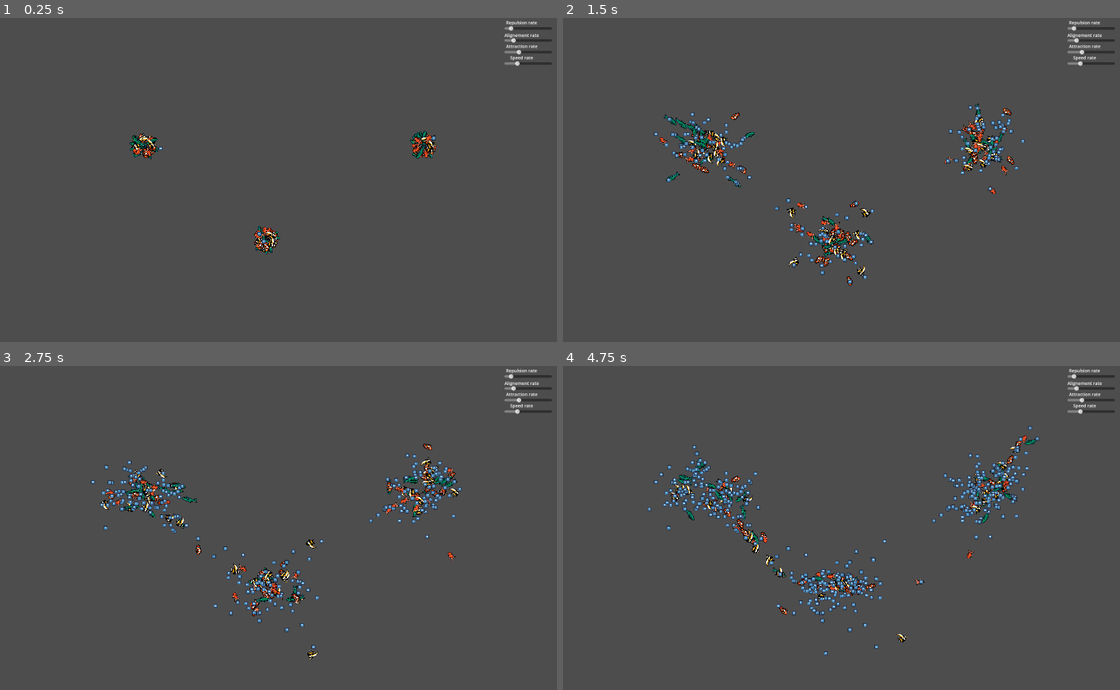
Above: before the commit, frames 1-4 (two rows, left to right).
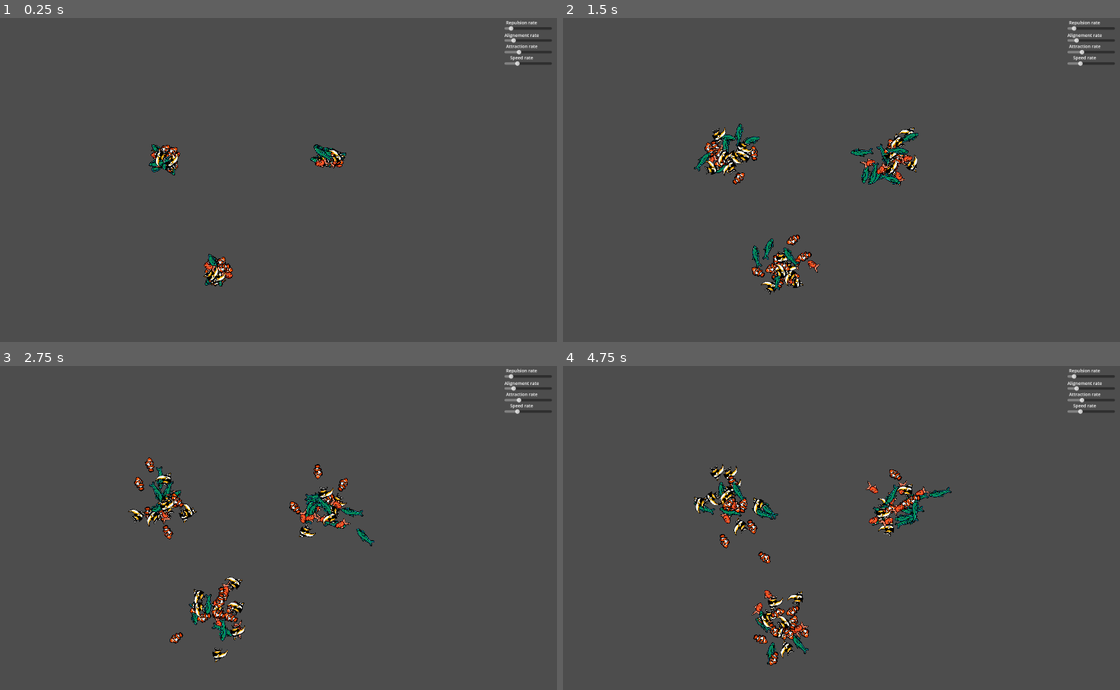
Above: after the commit, the same moments.

Repository: FabienGadet0/banc_de_poissons
Game: Godot game, scene res://main_scene.tscn
Same seed, same stepped clock (60 frames per second), same inputs: the game is played once before the commit and once after it. The engine's default icon, where the game draws it, is replaced by a stand-in: a white triangle on a blue panel in a dark square.
Inputs (mouse positions are in pixels of both pictures, inside the frame that each line leads up to):
- Up to frame 1 (0.25 s): no input
- Up to frame 2 (1.5 s): tap Enter (ui_accept) at 0.5, 0.77 s; move the mouse to (947, 170) at 0.52 s; hold Right (ui_right) 0.53-1.25 s; click (947, 170) at 0.67 s; drag from (696, 205) to (785, 257) at 1.27 s
- Up to frame 3 (2.75 s): move the mouse to (311, 463) at 2.02 s; hold Right (ui_right) from 2.03 s (still down); click (311, 463) at 2.17 s
- Up to frame 4 (4.75 s): release Right (ui_right) at 2.75 s; drag from (785, 605) to (724, 502) at 2.77 s; move the mouse to (997, 589) at 3.52 s; hold Left (ui_left) 3.53-4.25 s; click (997, 589) at 3.67 s; tap Enter (ui_accept) at 3.77 s; drag from (635, 485) to (757, 521) at 4.27 s

The runs differ from the first frame. In frame 1, 1.8% of the frame differs, in the area x 23-79%, y 34-83%; in frame 2, 5.1%; in frame 3, 5.4%; in frame 4, 6.0%, in the area x 15-86%, y 18-93%.

Commit message:
v1

Diff:
--- a/fish.gd
+++ b/fish.gd
@@ -27,7 +27,7 @@
 var attraction_fishes = {}
 #var movement : Movement
 var target : Node2D
-var action : ACTION
+var action
 var can_act : bool = false
 
 #class Movement:
@@ -37,6 +37,8 @@
 func _ready():
 	if is_player:
 		SPEED *= 3
+	get_random_surrounding_point(self.global_position,30)
+
 	#self.velocity = generate_next_point(50)
 	#var m =  movements[0]
 	#sprite.look_at(self.target.global_position)
@@ -48,6 +50,13 @@
 func set_speed(speed):
 	self.SPEED = speed
 
+
+func average(arr) -> Vector2:
+	var sum = Vector2.ZERO
+	for i in arr.values():
+		sum += i.global_position
+	return sum/arr.size()
+
 func repulsion_logic(repulsion_range :float, forced : bool = false):
 	if !repulsion_fishes.is_empty():
 		var randomI = randi() % self.repulsion_fishes.size()
@@ -57,7 +66,7 @@
 		get_parent().get_parent().add_child(n)
 		n.global_position = within_walls(to_global((fish.position * repulsion_range)*-1),30)
 		self.target = n
-		self.action = ACTION.REPULSE
+		self.action = "repulsion"
 
 func alignement_logic():
 	if alignement_fishes.size() > 0:
@@ -68,41 +77,40 @@
 		n.global_position = within_walls(to_global(fish.position * randf_range(0.4,0.7)),30)
 		#print(n.global_position)
 		self.target = n
-		self.action = ACTION.ALIGNEMENT
+		self.action = "alignement"
 
 
 func attraction_logic():
 	if attraction_fishes.size() > 0:
-		var randomI = randi() % self.attraction_fishes.size()
-		var fish = \
-		self.attraction_fishes[self.attraction_fishes.keys()[randomI]]
-		self.target = fish
-		self.action = ACTION.ATTRACTION
+		#var randomI = randi() % self.attraction_fishes.size()
+		#var fish = \
+		#self.attraction_fishes[self.attraction_fishes.keys()[randomI]]
+		var n = target_object.instantiate()
+		get_parent().get_parent().add_child(n)
+		n.set_global_position(within_walls(average(self.attraction_fishes),30))
+		self.target = n
+		self.action = "attraction"
 
 func _physics_process(delta):
 	if self.target:
 		has_reached_target = (self.target.global_position - global_position).length() <= distance_threshold
 		if has_reached_target:
 			self.target = null
-			self.action = ACTION.NONE
+			self.action = "None"
 			var i = randi() % 3
 			match i:
 				0: attraction_logic()
 				1: repulsion_logic(2)
 				2: alignement_logic()
-
+	$action.set_text(self.action)
+	#print(get_global_mouse_position())
 	if self.target != null:
 		velocity = move_toward_target(self.global_position,self.target.global_position)
 		sprite.look_at(self.target.global_position)
-	if self.target == null:
-		#print("no target")
-		get_random_surrounding_point(self.global_position,100)
-		self.action = ACTION.ATTRACTION
+	else:
+		print("no target after logic")
+		get_random_surrounding_point(self.global_position,30)
 	move_and_slide()
-
-#func _draw():
-	#if self.target:
-		#draw_line(Vector2(0,0), self.target.position,Color.AQUA,1)
 
 func _on_repulsion_body_entered(body):
 	if body.name != self.name:
@@ -128,50 +136,25 @@
 	if body.name != self.name:
 		attraction_fishes.erase(body.name)
 
-#
-#func opposite_to_target(position: Vector2, target: Vector2, range: float = 50) -> Vector2:
-	##print((target - position).normalized() * SPEED)
-	#return (position- target ).normalized() * SPEED
-
-func align_parallel_to_target(position: Vector2, target: Vector2) -> Vector2:
-
-	var direction = (target - position).normalized()  # Get the direction vector
-	var perpendicular = Vector2(direction.y, -direction.x)  # Arbitrary perpendicular direction
-
-	return perpendicular.project(direction * SPEED)  # Project desired speed onto perpendicular plane
-
 func move_toward_target(position: Vector2, target: Vector2) -> Vector2:
 	return (target - position).normalized() * SPEED  # Scale direction vector by speed
 
+# clamp the target to stay within walls
 func within_walls(point: Vector2, threshold: float):
-	var n = point.clamp(Vector2(threshold,threshold),(get_viewport_rect().size* 0.9))
-	print("==")
-	print(point)
-	print("==")
-	return point.clamp(Vector2(threshold,threshold),(get_viewport_rect().size* 0.9))
+	var viewport_coord = Vector2(1920,1080)
+	viewport_coord.x -= threshold
+	viewport_coord.y -= threshold
+	var n = point.clamp(Vector2(threshold,threshold),viewport_coord)
+	return n
 
 func get_random_surrounding_point(position: Vector2, threshold: float):
-	"""
-	Generates a random point within a threshold distance surrounding the given position.
+	var random_point = Vector2(randf_range(-threshold + position.x,threshold+ position.x), \
+	randf_range(-threshold + position.y,threshold+ position.y))  # Get a random direction vector
+	#random_point = Vector2(500,500)
+	#movement.target = random_point
+	var n = target_object.instantiate()
+	get_parent().get_parent().add_child(n)
+	n.global_position = within_walls(random_point,30)
 
-	Args:
-		position: The central position (Vector2).
-		threshold: The maximum distance for the random point (float).
-1920*1080
-0+threshold > point.x true = min(threshold, point)
-min()
-1980-threshold < point.x
-
-	Returns:
-		A new Vector2 representing the randomly generated point (Vector2).
-	"""
-
-	var random_point = Vector2(randf_range(-threshold + global_position.x,threshold+ global_position.x),randf_range(-threshold + global_position.y,threshold+ global_position.y))  # Get a random direction vector
-	#movement.target = random_point
-	self.target = Node2D.new()
-	self.target.global_position = within_walls(random_point,50)
-	#return (random_point - position).normalized() * SPEED  # Normalize and scale by speed
-
-
-func _on_initialisation_timeout():
-	self.can_act = true
+	self.target = n
+	self.action = "random"
--- a/fish.tscn
+++ b/fish.tscn
@@ -5,36 +5,34 @@
 [ext_resource type="Script" path="res://addons/donut_collision_polygon2D/donut_collision_polygon2D.gd" id="3_qt56j"]
 
 [sub_resource type="CircleShape2D" id="CircleShape2D_kw84c"]
-radius = 40.0
+radius = 81.66
 
 [sub_resource type="CircleShape2D" id="CircleShape2D_0nfwu"]
 radius = 7.07107
 
 [node name="fish" type="CharacterBody2D"]
-collision_mask = 254
+collision_mask = 128
 motion_mode = 1
 script = ExtResource("1_3sfbv")
 attraction = true
 
 [node name="Sprite2D" type="Sprite2D" parent="."]
-scale = Vector2(0.4, 0.4)
+scale = Vector2(0.6, 0.6)
 texture = ExtResource("1_rsawj")
 
 [node name="repulsion" type="Area2D" parent="."]
 collision_layer = 0
 
 [node name="CollisionShape2D" type="CollisionShape2D" parent="repulsion"]
-visible = false
 shape = SubResource("CircleShape2D_kw84c")
 
 [node name="alignement" type="Area2D" parent="."]
 collision_layer = 0
 
 [node name="DonutCollisionPolygon2D" type="CollisionPolygon2D" parent="alignement"]
-visible = false
-polygon = PackedVector2Array(5.51091e-15, -90, 52.9007, -72.8115, 85.5951, -27.8115, 85.5951, 27.8115, 52.9007, 72.8115, 5.51091e-15, 90, -52.9007, 72.8115, -85.5951, 27.8115, -85.5951, -27.8115, -52.9007, -72.8115, -1.65327e-14, -90, -7.34788e-15, -40, -23.5114, -32.3607, -38.0423, -12.3607, -38.0423, 12.3607, -23.5114, 32.3607, 2.44929e-15, 40, 23.5114, 32.3607, 38.0423, 12.3607, 38.0423, -12.3607, 23.5114, -32.3607, 2.44929e-15, -40, 0.0001, -89.9999)
+polygon = PackedVector2Array(8.26609e-15, -135, 79.351, -109.217, 128.393, -41.7173, 128.393, 41.7173, 79.351, 109.217, 8.26609e-15, 135, -79.351, 109.217, -128.393, 41.7173, -128.393, -41.7173, -79.351, -109.217, -2.47983e-14, -135, -1.56137e-14, -85, -49.9617, -68.7664, -80.8398, -26.2664, -80.8398, 26.2664, -49.9617, 68.7664, 5.20458e-15, 85, 49.9617, 68.7664, 80.8398, 26.2664, 80.8398, -26.2664, 49.9617, -68.7664, 5.20458e-15, -85, 0.0001, -135)
 script = ExtResource("3_qt56j")
-radius = 65.0
+radius = 110.0
 width = 50.0
 quality = 10
 
@@ -42,20 +40,23 @@
 collision_layer = 0
 
 [node name="DonutCollisionPolygon2D" type="CollisionPolygon2D" parent="attraction"]
-visible = false
-polygon = PackedVector2Array(8.57253e-15, -140, 82.2899, -113.262, 133.148, -43.2624, 133.148, 43.2624, 82.2899, 113.262, 8.57253e-15, 140, -82.2899, 113.262, -133.148, 43.2624, -133.148, -43.2624, -82.2899, -113.262, -2.57176e-14, -140, -1.65327e-14, -90, -52.9007, -72.8115, -85.5951, -27.8115, -85.5951, 27.8115, -52.9007, 72.8115, 5.51091e-15, 90, 52.9007, 72.8115, 85.5951, 27.8115, 85.5951, -27.8115, 52.9007, -72.8115, 5.51091e-15, -90, 0.0001, -140)
+polygon = PackedVector2Array(1.13276e-14, -185, 108.74, -149.668, 175.945, -57.1681, 175.945, 57.1681, 108.74, 149.668, 1.13276e-14, 185, -108.74, 149.668, -175.945, 57.1681, -175.945, -57.1681, -108.74, -149.668, -3.39828e-14, -185, -2.47983e-14, -135, -79.351, -109.217, -128.393, -41.7173, -128.393, 41.7173, -79.351, 109.217, 8.26609e-15, 135, 79.351, 109.217, 128.393, 41.7173, 128.393, -41.7173, 79.351, -109.217, 8.26609e-15, -135, 0.0001, -185)
 script = ExtResource("3_qt56j")
-radius = 115.0
+radius = 160.0
 width = 50.0
 quality = 10
 
 [node name="CollisionShape2D" type="CollisionShape2D" parent="."]
 shape = SubResource("CircleShape2D_0nfwu")
 
-[node name="initialisation" type="Timer" parent="."]
-wait_time = 2.0
-one_shot = true
-autostart = true
+[node name="action" type="RichTextLabel" parent="."]
+visible = false
+offset_left = -24.0
+offset_top = -29.0
+offset_right = 49.0
+offset_bottom = 11.0
+theme_override_font_sizes/normal_font_size = 12
+text = "placeholder"
 
 [connection signal="body_entered" from="repulsion" to="." method="_on_repulsion_body_entered"]
 [connection signal="body_exited" from="repulsion" to="." method="_on_repulsion_body_exited"]
@@ -63,4 +64,3 @@
 [connection signal="body_exited" from="alignement" to="." method="_on_alignement_body_exited"]
 [connection signal="body_entered" from="attraction" to="." method="_on_attraction_body_entered"]
 [connection signal="body_exited" from="attraction" to="." method="_on_attraction_body_exited"]
-[connection signal="timeout" from="initialisation" to="." method="_on_initialisation_timeout"]
--- a/main_scene.gd
+++ b/main_scene.gd
@@ -6,18 +6,6 @@
 @export var speed_rate : float = 100
 
 @onready var fishes = $fish_spawner
-
-# Called when the node enters the scene tree for the first time.
-func _ready():
-	pass # Replace with function body.
-
-# Called every frame. 'delta' is the elapsed time since the previous frame.
-func _process(delta):
-	#print(get_global_mouse_position())
-	#print(fish1.repulsion_area.get_overlapping_bodies())
-	pass
-
-
 
 func _on_repulsion_slider_drag_ended(value_changed):
 	if value_changed:
--- a/main_scene.tscn
+++ b/main_scene.tscn
@@ -20,16 +20,16 @@
 script = ExtResource("1_vllln")
 
 [node name="fish_spawner" parent="." instance=ExtResource("2_7av3e")]
-position = Vector2(616, 404)
-fish_amount = 50
+position = Vector2(685, 443)
+fish_amount = 25
 
 [node name="fish_spawner3" parent="." instance=ExtResource("2_7av3e")]
-position = Vector2(1000, 700)
-fish_amount = 50
+position = Vector2(1200, 443)
+fish_amount = 25
 
 [node name="fish_spawner2" parent="." instance=ExtResource("2_7av3e")]
-position = Vector2(1500, 404)
-fish_amount = 50
+position = Vector2(850, 800)
+fish_amount = 25
 
 [node name="ui" type="Control" parent="."]
 layout_mode = 3
--- a/target.tscn
+++ b/target.tscn
@@ -7,11 +7,12 @@
 script = ExtResource("1_ya1jo")
 
 [node name="destroy_timer" type="Timer" parent="."]
-wait_time = 15.0
+wait_time = 30.0
 one_shot = true
 autostart = true
 
 [node name="Icon" type="Sprite2D" parent="."]
+visible = false
 scale = Vector2(0.1, 0.1)
 texture = ExtResource("1_vbb4w")
 
Not shown, added: README.md.txt
Not shown: 1 places in target.tscn that only renumber resources
Not shown, removed: Godot_v4.2.1-stable_win64.20240306-214202-746.log
Not shown, removed: Godot_v4.2.1-stable_win64.20240306-214752-230.log
Not shown, removed: Godot_v4.2.1-stable_win64.20240306-214830-458.log
Not shown, removed: Godot_v4.2.1-stable_win64.20240306-214848-807.log
Not shown, removed: Godot_v4.2.1-stable_win64.20240306-214930-952.log
Not shown, removed: Godot_v4.2.1-stable_win64.20240306-215003-120.log
Not shown, removed: Godot_v4.2.1-stable_win64.20240306-220653-082.log
Not shown, removed: Godot_v4.2.1-stable_win64.20240306-220811-619.log
Not shown, removed: Godot_v4.2.1-stable_win64.20240306-220849-852.log
Not shown, removed: Godot_v4.2.1-stable_win64.20240306-220952-197.log
(and 69 more such lines)
